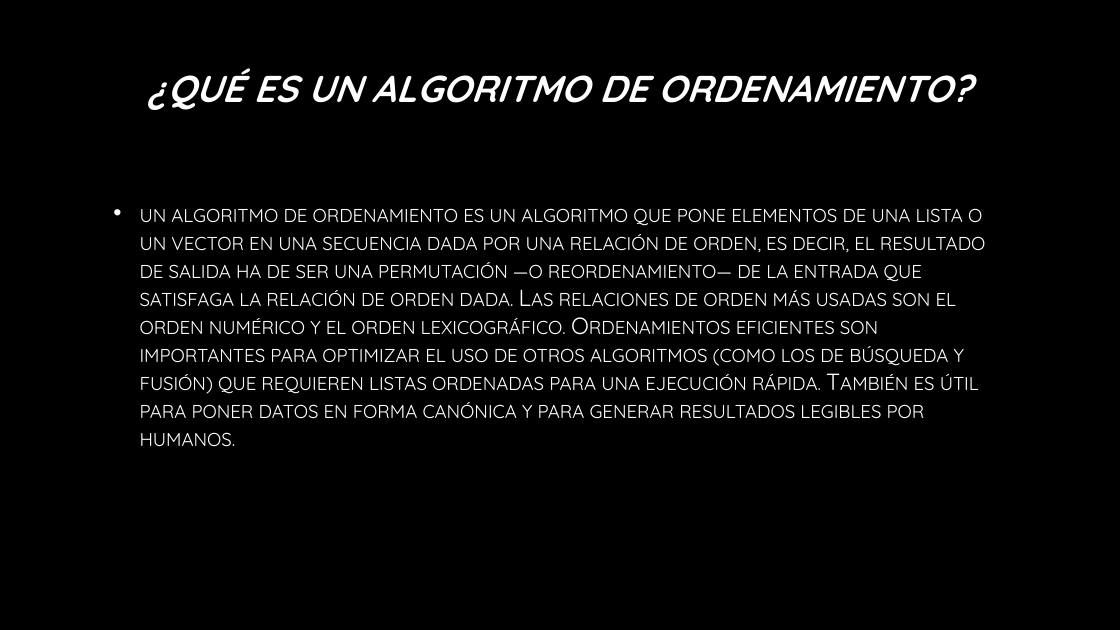
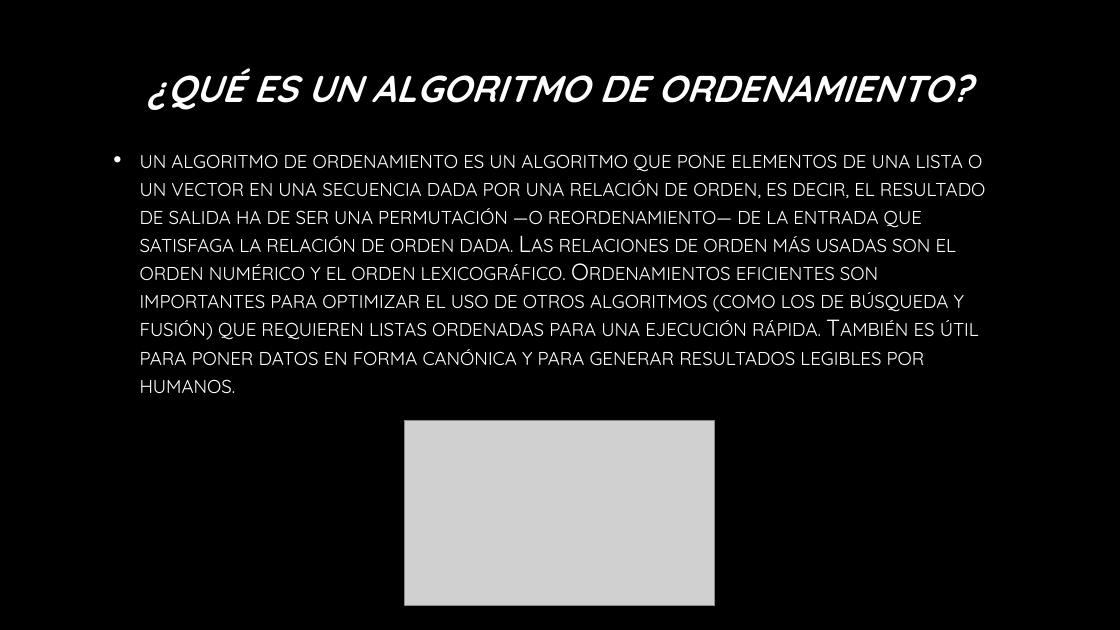
Before and after one commit to Elias99garcia/Trabajo-integrador, a slide deck: slide 3 of Metodos de ordenamiento.pptx. Drawn at 1120x630 pixels with LibreOffice and Linux fonts; fonts in the diff are those of the drawing; grey boxes stand for pictures; background and template pictures are left out. Boxes give left, top, right and bottom in pixels: in the first picture for what was removed or moved away, otherwise in the second. Text is boxed around its words. In the diff, an @@ line names an element or a change of style, - is before the commit and + after.

```diff
--- a/Metodos de ordenamiento.pptx
+++ b/Metodos de ordenamiento.pptx
@@ text "un algoritmo de ordenamiento es ...": place and size @@
-text "un algoritmo de ordenamiento es ..." at (140,208,986,447)
+text "un algoritmo de ordenamiento es ..." at (140,154,986,394)
@@ picture added at (405,420,715,606) @@
```
Also in this commit, not shown: 1 other slide changed, 6 slides added, 1 other file.
